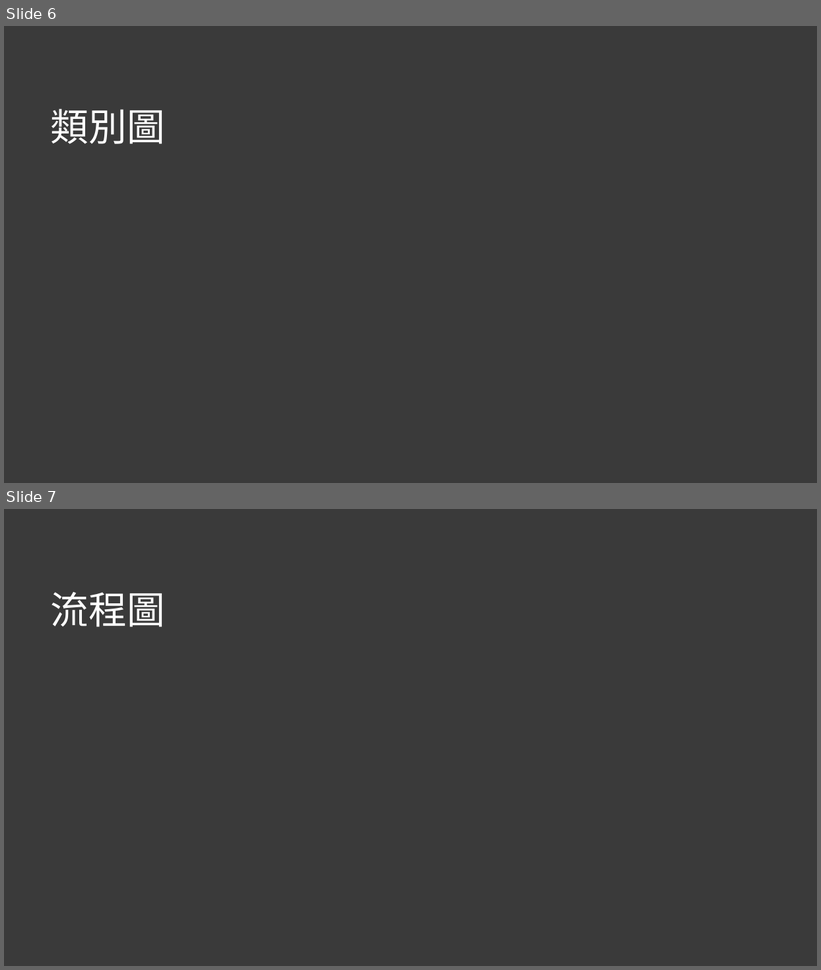
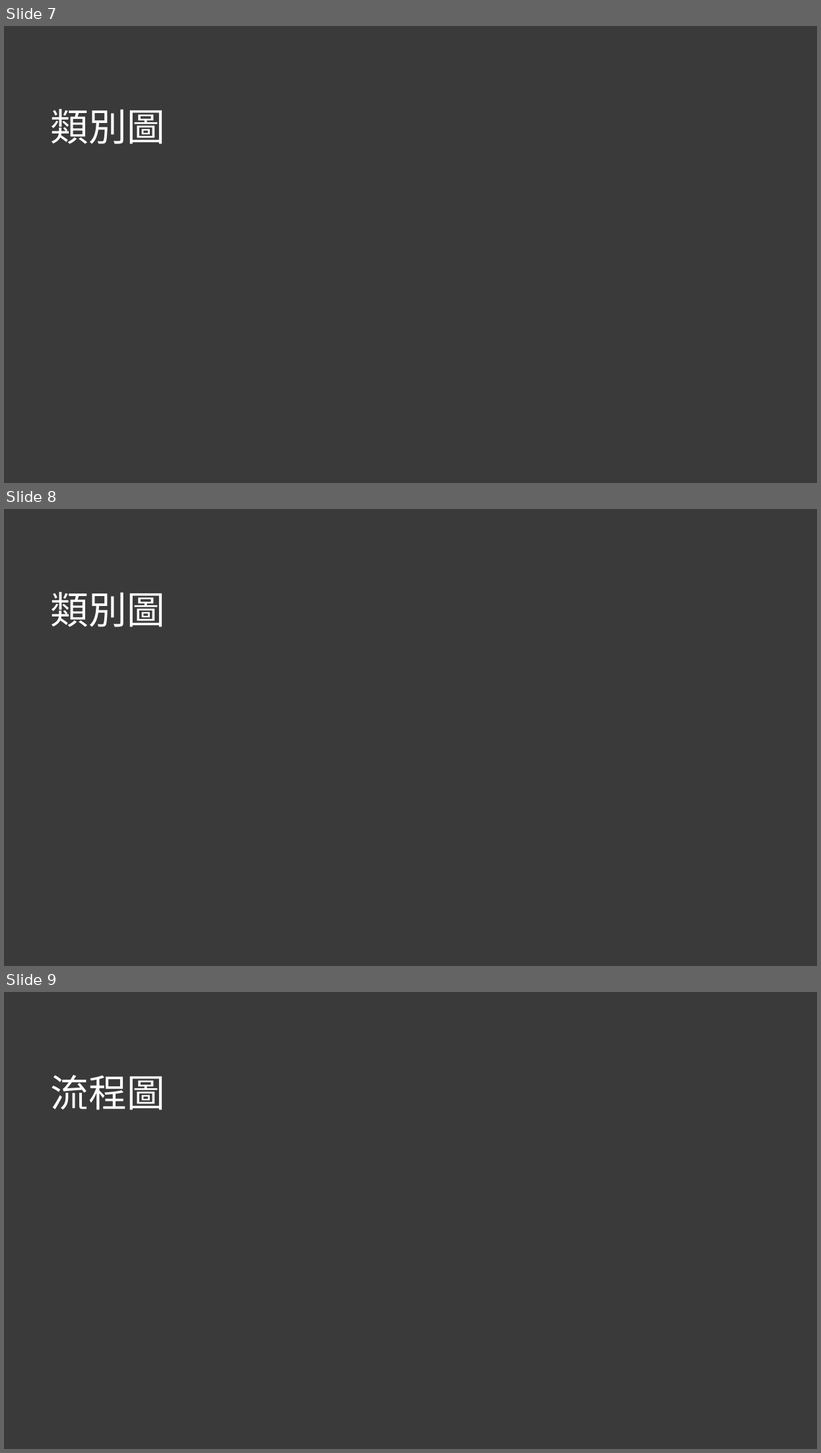
Before and after one commit to Balabababala/shoppingProject, a slide deck: 說明用工具/張允豪 購物網站 專題 ver.0.000002.pptx. Shown one above the other, each under a label of ours: slides 6 and 7 before the commit, slides 7, 8 and 9 after it. The pictures are 821x970 and 821x1453 pixels, drawn with LibreOffice and Linux fonts; fonts in the diff are those of the drawing. Boxes give left, top, right and bottom in pixels: in the first picture for what was removed or moved away, otherwise in the second. Text is boxed around its words. In the diff, an @@ line names an element or a change of style, - is before the commit and + after.

```diff
--- a/說明用工具/張允豪 購物網站 專題 ver.0.000002.pptx
+++ b/說明用工具/張允豪 購物網站 專題 ver.0.000002.pptx
@@ slide 8 added at box(4, 509, 817, 966), background #3A3A3A @@
@@ text added at box(51, 591, 165, 627), 54 pt, text #FFFFFF @@
+類別圖
@@ what was slide 6 is now slide 7 @@
@@ what was slide 7 is now slide 9 @@
```
Also in this commit, not shown: 2 other slides added, 1 slide removed, 50 other files.
